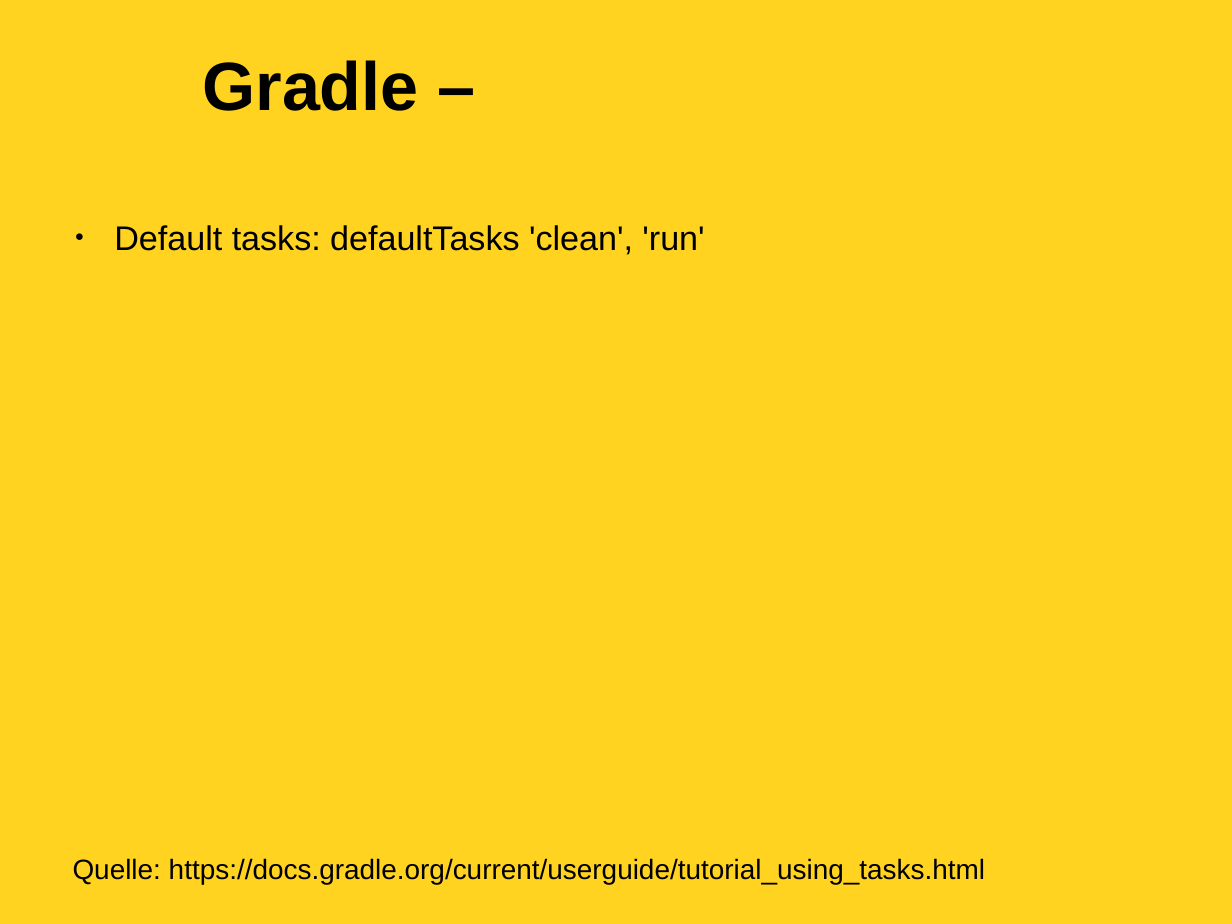
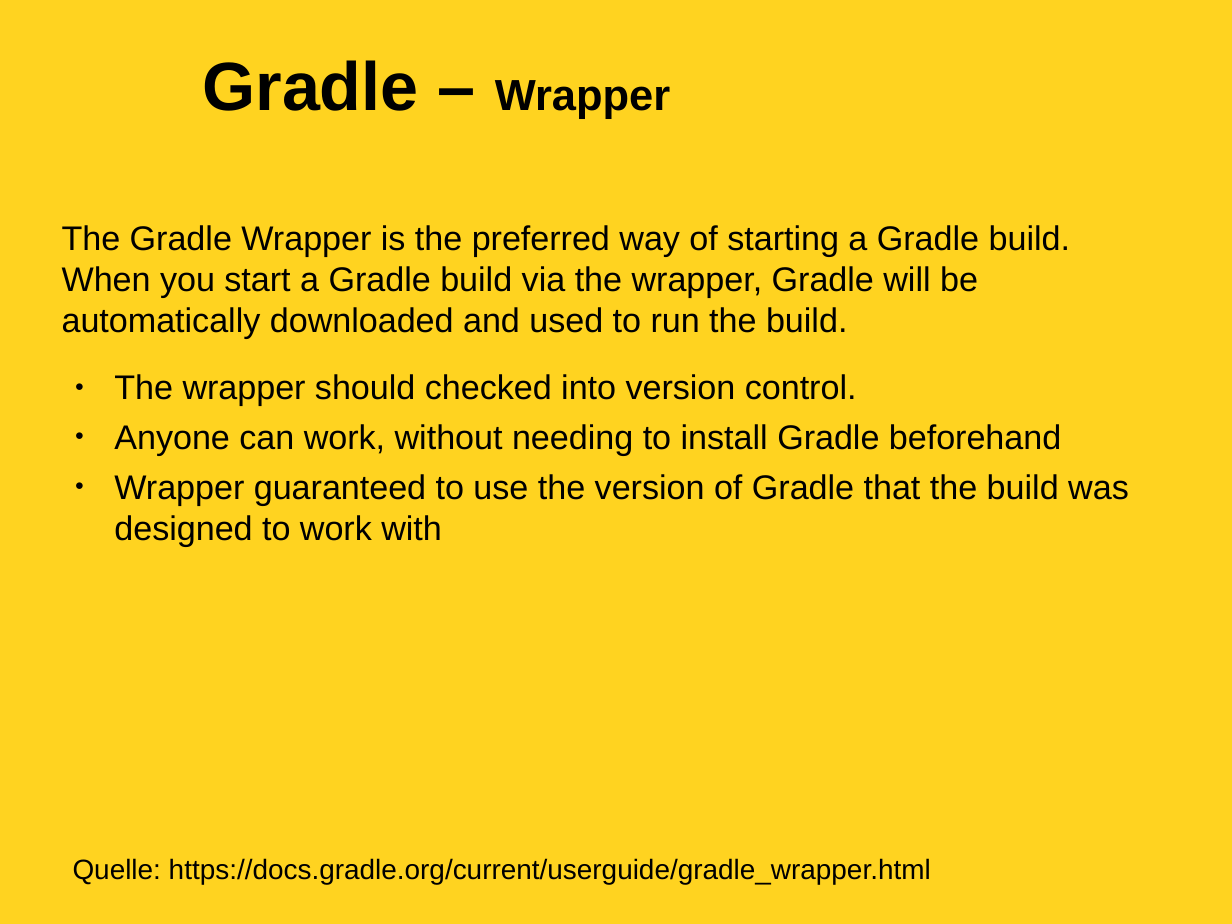
Before and after one commit to soehmann/academy, a slide deck: slide 12 of groovy-academy.odp. Drawn at 1232x924 pixels with LibreOffice and Linux fonts; fonts in the diff are those of the drawing; background and template pictures are left out. Boxes give left, top, right and bottom in pixels: in the first picture for what was removed or moved away, otherwise in the second. Text is boxed around its words. In the diff, an @@ line names an element or a change of style, - is before the commit and + after.

Commit message:
Update presentation. Add some example build files.

```diff
--- a/groovy-academy.odp
+++ b/groovy-academy.odp
@@ title at [202,60,670,119]: text changed @@
-Gradle –
+Gradle – Wrapper
@@ text at [62,225,1129,546]: text changed @@
-● Default tasks: defaultTasks 'clean', 'run'
+The Gradle Wrapper is the preferred way of starting a Gradle build. When you start a Gradle build via the wrapper, Gradle will be automatically downloaded and used to run the build.
+● The wrapper should checked into version control.
+● Anyone can work, without needing to install Gradle beforehand
+● Wrapper guaranteed to use the version of Gradle that the build was designed to work with
@@ text at [73,858,931,885]: text changed @@
-Quelle: https://docs.gradle.org/current/userguide/tutorial_using_tasks.html
+Quelle: https://docs.gradle.org/current/userguide/gradle_wrapper.html
```
Also in this commit, not shown: 2 other slides changed, 5 other files.
